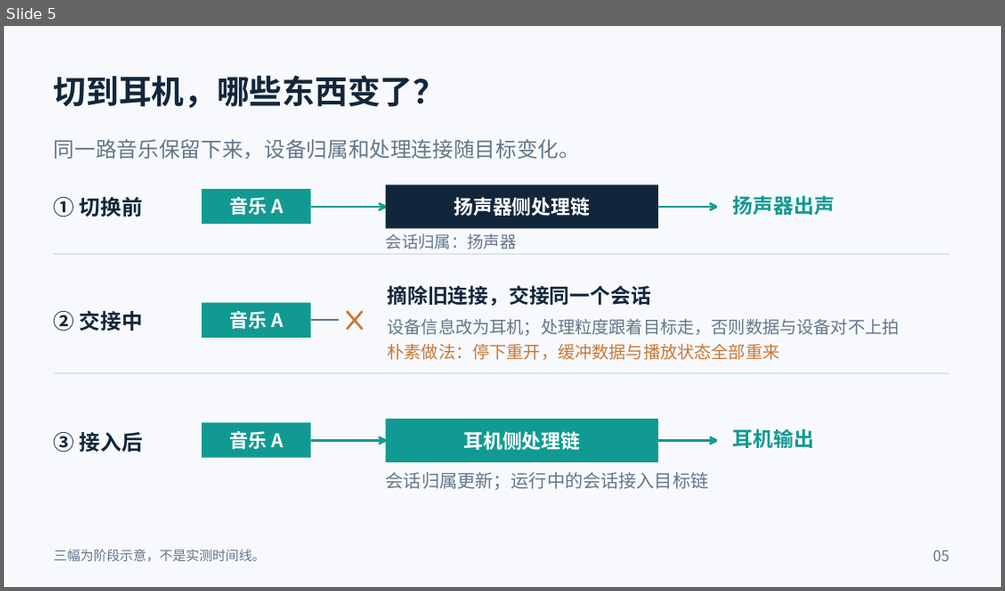
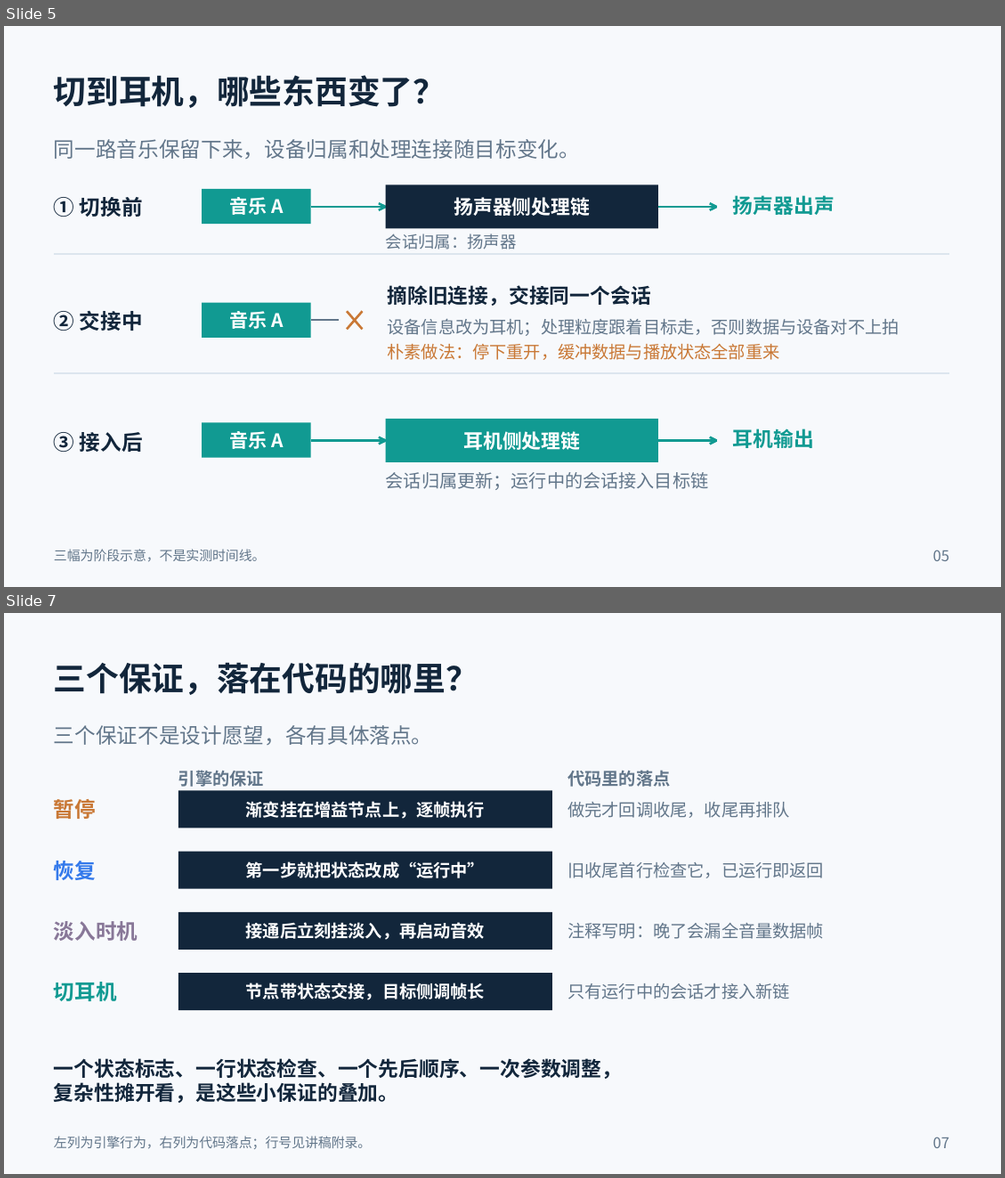
Before and after one commit to c8x1/preeaudio_share, a slide deck: audio_scenario/一首歌三个操作_场景演示稿.pptx. Shown one above the other, each under a label of ours: slide 5 before the commit, slides 5 and 7 after it; the slides between them are not shown. The pictures are 1005x591 and 1005x1178 pixels, drawn with LibreOffice and Linux fonts; fonts in the diff are those of the drawing. Boxes give left, top, right and bottom in pixels: in the first picture for what was removed or moved away, otherwise in the second. Text is boxed around its words. In the diff, an @@ line names an element or a change of style, - is before the commit and + after.

```diff
--- a/audio_scenario/一首歌三个操作_场景演示稿.pptx
+++ b/audio_scenario/一首歌三个操作_场景演示稿.pptx
@@ slide 7 added at (x1=4, y1=613, x2=1001, y2=1174), background #F7F9FC @@
@@ text added at (x1=54, y1=662, x2=478, y2=695), 31.5 pt, text #12263B, bold @@
+三个保证，落在代码的哪里？
@@ text added at (x1=54, y1=725, x2=433, y2=745), 20.2 pt, text #62768A @@
+三个保证不是设计愿望，各有具体落点。
@@ text added at (x1=178, y1=770, x2=264, y2=787), 16.5 pt, text #62768A, bold @@
+引擎的保证
@@ text added at (x1=567, y1=770, x2=670, y2=787), 16.5 pt, text #62768A, bold @@
+代码里的落点
@@ text added at (x1=54, y1=799, x2=96, y2=819), 20.2 pt, text #C97835, bold @@
+暂停
@@ rectangle added at (x1=178, y1=791, x2=552, y2=828), fill #12263B @@
@@ text added at (x1=246, y1=801, x2=485, y2=819), 16.5 pt, text #FFFFFF, bold @@
+渐变挂在增益节点上，逐帧执行
@@ text added at (x1=567, y1=802, x2=789, y2=818), 16.5 pt, text #62768A @@
+做完才回调收尾，收尾再排队
@@ rectangle added at (x1=178, y1=852, x2=552, y2=889), fill #12263B @@
@@ text added at (x1=54, y1=860, x2=96, y2=880), 20.2 pt, text #3379EB, bold @@
+恢复
@@ text added at (x1=246, y1=861, x2=485, y2=878), 16.5 pt, text #FFFFFF, bold @@
+第一步就把状态改成“运行中”
@@ text added at (x1=567, y1=862, x2=824, y2=878), 16.5 pt, text #62768A @@
+旧收尾首行检查它，已运行即返回
@@ text added at (x1=54, y1=921, x2=138, y2=941), 20.2 pt, text #887798, bold @@
+淡入时机
@@ rectangle added at (x1=178, y1=912, x2=552, y2=949), fill #12263B @@
@@ text added at (x1=246, y1=922, x2=485, y2=940), 16.5 pt, text #FFFFFF, bold @@
+接通后立刻挂淡入，再启动音效
@@ text added at (x1=567, y1=923, x2=824, y2=939), 16.5 pt, text #62768A @@
+注释写明：晚了会漏全音量数据帧
@@ text added at (x1=54, y1=981, x2=117, y2=1001), 20.2 pt, text #119A92, bold @@
+切耳机
@@ rectangle added at (x1=178, y1=973, x2=552, y2=1010), fill #12263B @@
@@ text added at (x1=246, y1=982, x2=485, y2=1000), 16.5 pt, text #FFFFFF, bold @@
+节点带状态交接，目标侧调帧长
@@ text added at (x1=567, y1=983, x2=789, y2=999), 16.5 pt, text #62768A @@
+只有运行中的会话才接入新链
@@ text added at (x1=54, y1=1058, x2=622, y2=1103), 19.5 pt, text #12263B, bold @@
+一个状态标志、一行状态检查、一个先后顺序、一次参数调整，
+复杂性摊开看，是这些小保证的叠加。
@@ text added at (x1=54, y1=1135, x2=371, y2=1149), 12.8 pt, text #62768A @@
+左列为引擎行为，右列为代码落点；行号见讲稿附录。
@@ text added at (x1=933, y1=1136, x2=949, y2=1148), 14.2 pt, text #62768A @@
+07
```
Also in this commit, not shown: 2 slides changed, 1 other slide added, 23 other files.
